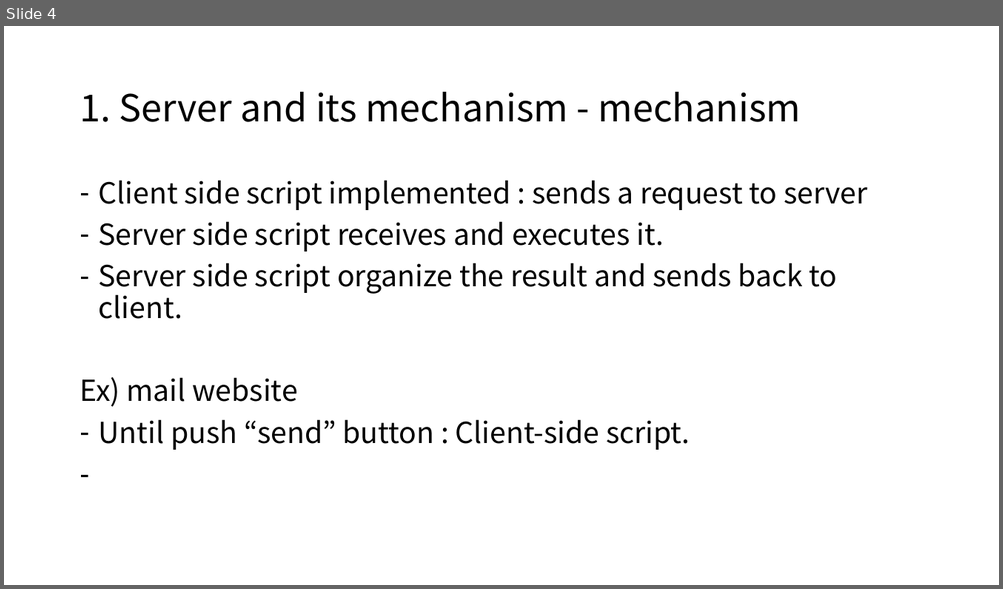
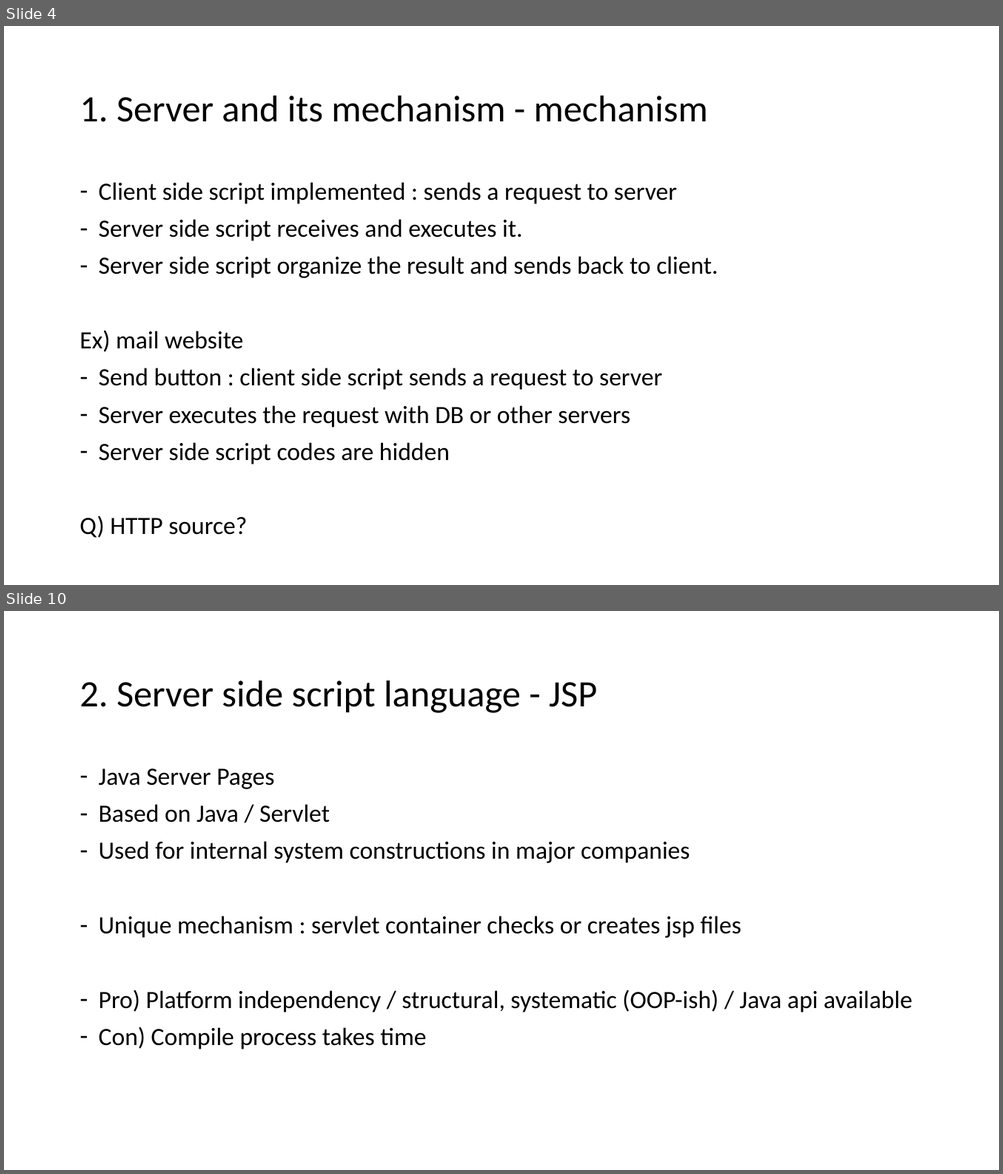
Before and after one commit to GanziDaeyong/self.seminar, a slide deck: SelfSeminar_2_ServerAndServerLanguage.pptx. Shown one above the other, each under a label of ours: slide 4 before the commit, slides 4 and 10 after it; the slides between them are not shown. The pictures are 1003x589 and 1003x1174 pixels, drawn with LibreOffice and Linux fonts; fonts in the diff are those of the drawing. Boxes give left, top, right and bottom in pixels: in the first picture for what was removed or moved away, otherwise in the second. Text is boxed around its words. In the diff, an @@ line names an element or a change of style, - is before the commit and + after.

```diff
--- a/SelfSeminar_2_ServerAndServerLanguage.pptx
+++ b/SelfSeminar_2_ServerAndServerLanguage.pptx
@@ slide 10 added at (4, 611, 999, 1170), background #FFFFFF @@
@@ title added at (79, 681, 597, 713), 36 pt, text #000000 @@
+2. Server side script language - JSP
@@ text added at (99, 769, 912, 1050), 24 pt, text #000000 @@
+– Java Server Pages
+– Based on Java / Servlet
+– Used for internal system constructions in major companies
+– Unique mechanism : servlet container checks or creates jsp files
+– Pro) Platform independency / structural, systematic (OOP-ish) / Java api available
+– Con) Compile process takes time
@@ slide 4 changed as well @@
@@ title "1. Server and its mechanism ..." at (79, 96, 708, 122): font Noto Sans CJK KR to Calibri @@
@@ text at (79, 182, 717, 352): size 28 to 24 pt, font Noto Sans CJK KR to Calibri in "Client side script implemented : sends a ...", "Server side script receives and executes it.", "Server side script organize the result and ...", "Ex) mail website" @@
@@ text at (79, 368, 662, 538): text changed; size 28 to 24 pt; font Noto Sans CJK KR to Calibri @@
-– Until push “send” button : Client-side script.
+– Send button : client side script sends a request to server
+– Server executes the request with DB or other servers
+– Server side script codes are hidden
+Q) HTTP source?
```
Also in this commit, not shown: 3 other slides changed, 17 other slides added, 5 slides removed, 2 other files.
